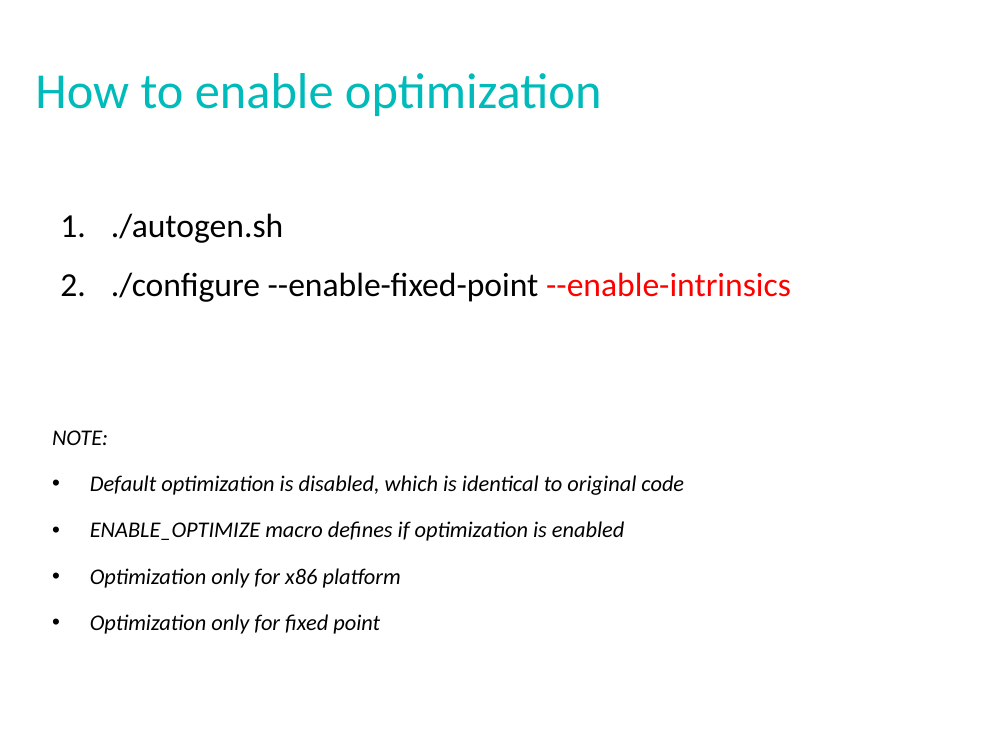
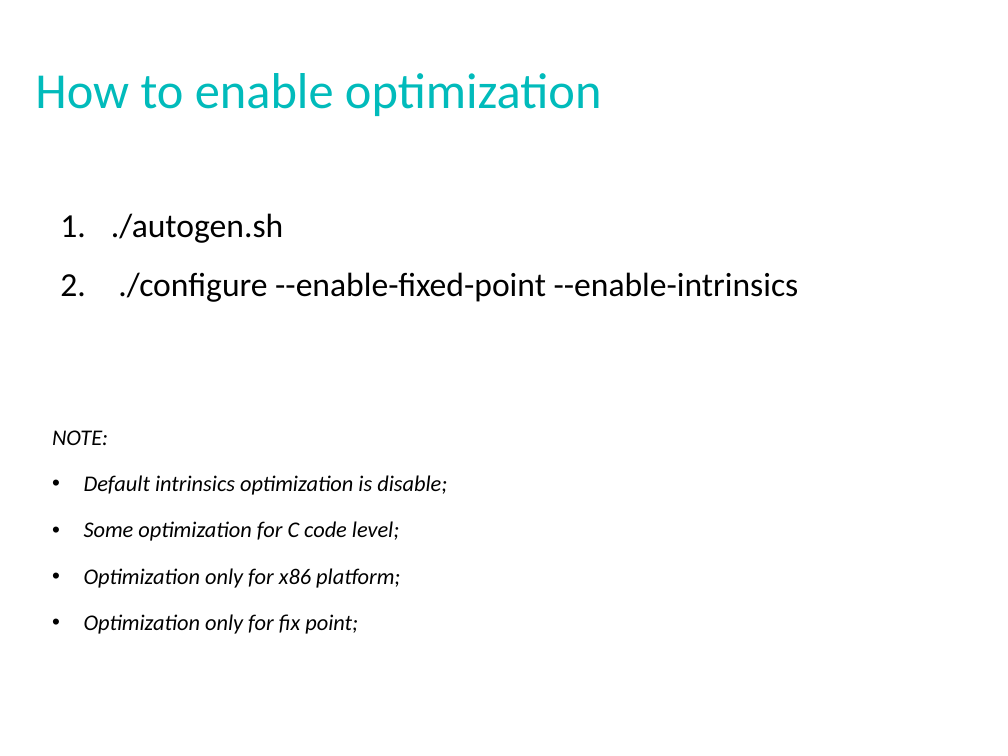
Before and after one commit to cisco/opus, a slide deck: slide 3 of cisco-opus-optimization.pptx. Drawn at 1008x756 pixels with LibreOffice and Linux fonts; fonts in the diff are those of the drawing. Boxes give left, top, right and bottom in pixels: in the first picture for what was removed or moved away, otherwise in the second. Text is boxed around its words. In the diff, an @@ line names an element or a change of style, - is before the commit and + after.

Commit message:
update x86 optimization doc

```diff
--- a/cisco-opus-optimization.pptx
+++ b/cisco-opus-optimization.pptx
@@ text at (118, 272, 799, 302): text colour #FF0000 to #000000 in "--enable-intrinsics" @@
@@ text at (84, 475, 447, 634): text changed @@
-• Default optimization is disabled, which is identical to original code
-• ENABLE_OPTIMIZE macro defines if optimization is enabled
-• Optimization only for x86 platform
-• Optimization only for fixed point
+• Default intrinsics optimization is disable;
+• Some optimization for C code level;
+• Optimization only for x86 platform;
+• Optimization only for fix point;
```
Also in this commit, not shown: 7 other slides changed, 2 slides added, 1 slide removed.
